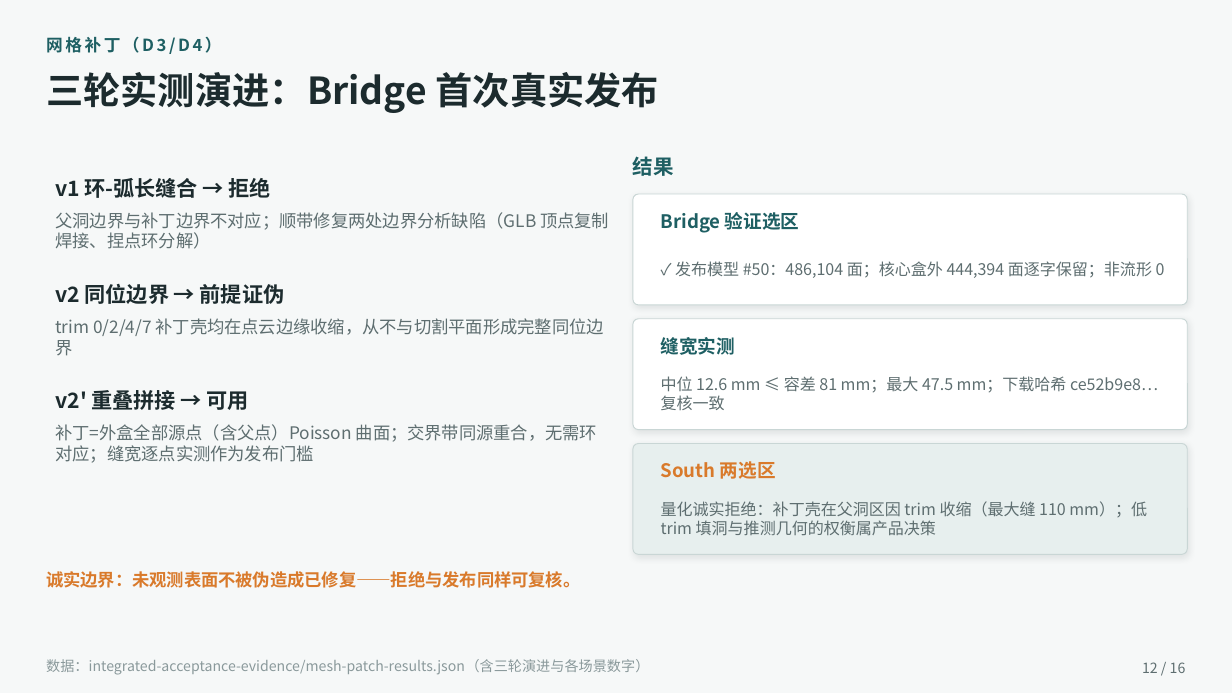
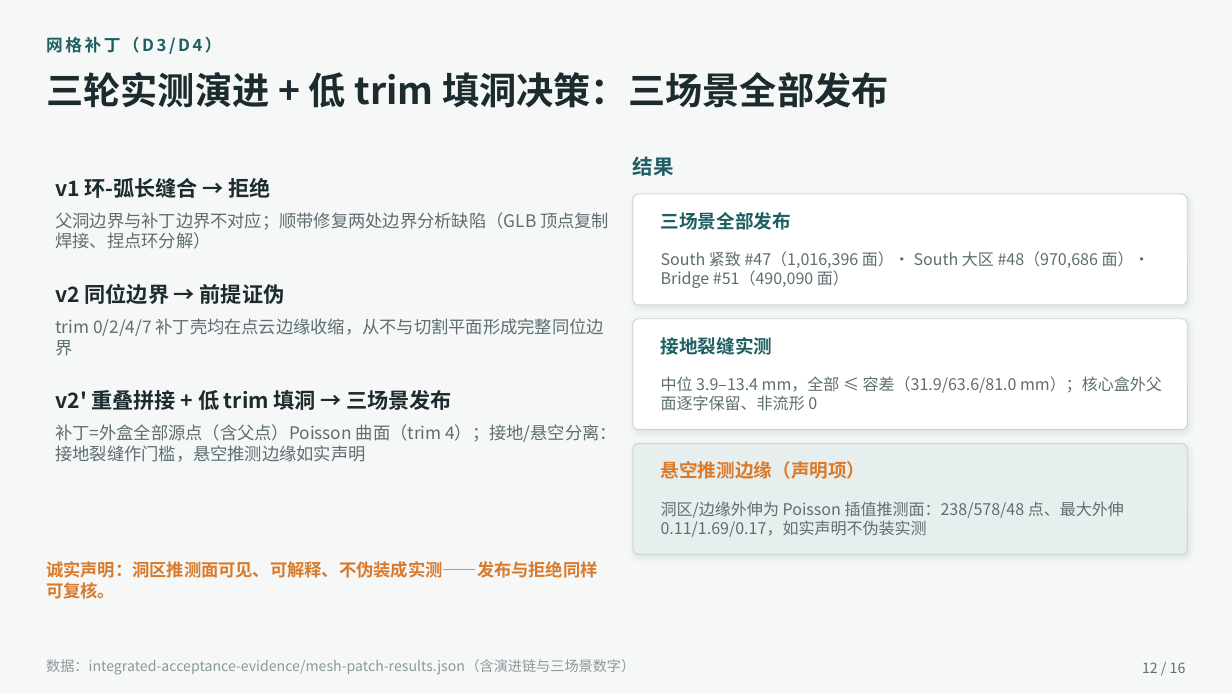
Before and after one commit to NeverPAN/SchoolProject, a slide deck: slide 12 of docs/答辩.pptx. Drawn at 1232x693 pixels with LibreOffice and Linux fonts; fonts in the diff are those of the drawing. Boxes give left, top, right and bottom in pixels: in the first picture for what was removed or moved away, otherwise in the second. Text is boxed around its words. In the diff, an @@ line names an element or a change of style, - is before the commit and + after.

Commit message:
feat: low-trim patch inference with grounded/floating rim gates; document defense recording workflow
- freeze local_mesh poisson_trim=4 (match worker product decision)
- split patch shell into grounded rim cracks (strict measured gate) and floating
  inferred rim (count + max overhang declared, not passed off as observed)
- real GPU: South #47/#48 and Bridge #51 all publish; invariant outside-core
  parent faces preserved, nonmanifold=0
- real browser: two local submissions on dense 3000px parent both honestly
  rejected by no-new-points guard; record as expected (South D chain proves
  local fusion publishing at 2000px with +32 points)
- add video recording guide, update acceptance/report/PPT and manifest
- regression: 182 backend tests, frontend test + build; zero broken doc links

```diff
--- a/docs/答辩.pptx
+++ b/docs/答辩.pptx
@@ text at (x1=46, y1=72, x2=889, y2=108): text changed @@
-三轮实测演进：Bridge 首次真实发布
+三轮实测演进 + 低 trim 填洞决策：三场景全部发布
@@ text at (x1=661, y1=212, x2=791, y2=230): text changed @@
-Bridge 验证选区
+三场景全部发布
@@ text at (x1=661, y1=251, x2=1150, y2=288): text changed @@
-✓ 发布模型 #50：486,104 面；核心盒外 444,394 面逐字保留；非流形 0
+South 紧致 #47（1,016,396 面）· South 大区 #48（970,686 面）· Bridge #51（490,090 面）
@@ text at (x1=661, y1=337, x2=773, y2=355): text changed @@
-缝宽实测
+接地裂缝实测
@@ text at (x1=55, y1=387, x2=452, y2=414): text changed @@
-v2' 重叠拼接 → 可用
+v2' 重叠拼接 + 低 trim 填洞 → 三场景发布
@@ text at (x1=661, y1=376, x2=1162, y2=411): text changed @@
-中位 12.6 mm ≤ 容差 81 mm；最大 47.5 mm；下载哈希 ce52b9e8… 复核一致
+中位 3.9–13.4 mm，全部 ≤ 容差（31.9/63.6/81.0 mm）；核心盒外父面逐字保留、非流形 0
@@ text at (x1=55, y1=424, x2=617, y2=462): text changed @@
-补丁=外盒全部源点（含父点）Poisson 曲面；交界带同源重合，无需环对应；缝宽逐点实测作为发布门槛
+补丁=外盒全部源点（含父点）Poisson 曲面（trim 4）；接地/悬空分离：接地裂缝作门槛，悬空推测边缘如实声明
@@ text at (x1=661, y1=461, x2=866, y2=479): text changed @@
-South 两选区
+悬空推测边缘（声明项）
@@ text at (x1=661, y1=501, x2=1124, y2=537): text changed @@
-量化诚实拒绝：补丁壳在父洞区因 trim 收缩（最大缝 110 mm）；低 trim 填洞与推测几何的权衡属产品决策
+洞区/边缘外伸为 Poisson 插值推测面：238/578/48 点、最大外伸 0.11/1.69/0.17，如实声明不伪装实测
@@ text at (x1=46, y1=561, x2=598, y2=599): text changed @@
-诚实边界：未观测表面不被伪造成已修复——拒绝与发布同样可复核。
+诚实声明：洞区推测面可见、可解释、不伪装成实测——发布与拒绝同样可复核。
@@ text at (x1=46, y1=659, x2=635, y2=675): text changed @@
-数据：integrated-acceptance-evidence/mesh-patch-results.json（含三轮演进与各场景数字）
+数据：integrated-acceptance-evidence/mesh-patch-results.json（含演进链与三场景数字）
```
Also in this commit, not shown: 18 other files.
